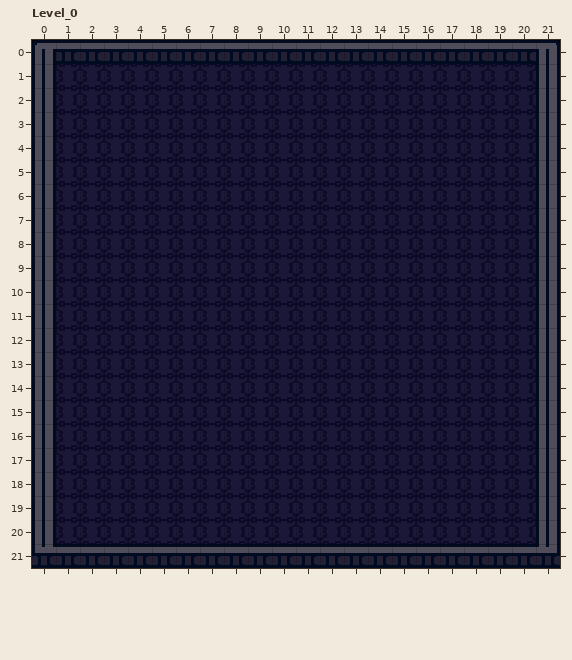
Level history. LDtk project: res/SpacePirateGame.ldtk. Above, as it was before the edit.
Cells are 16x16 px. Shown: Level_0 x 0..21, y 0..21.
After:
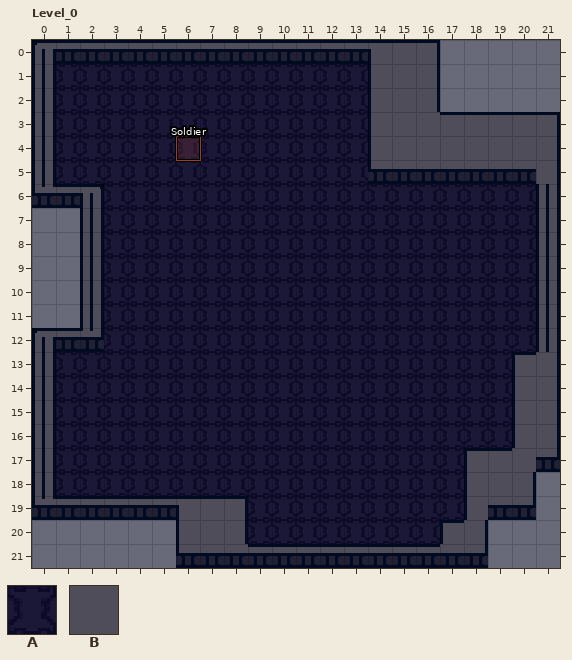
Key: from "FloorGrid": A 1 "Floor"; from "WallGrid": B 2 "Ground".
_ is an empty cell.
Objects are placed by their top-left corner, in cells (3,4 is the top-left corner of cell 3,4); size is 1x1 cell unless given.
The exact change:
Layer "WallGrid":
y 0: x 17..21 BBBBB -> _____
y 1..2: x 14..16 ___ -> BBB; x 21 B -> _
y 3..5: x 14..20 _______ -> BBBBBBB
y 6: x 1..2 __ -> BB
y 7..11: x 0 B -> _; x 2 _ -> B
y 12: x 1..2 __ -> BB
y 13..16: x 20 _ -> B
y 17: x 18..20 ___ -> BBB
y 18: x 18..21 ___B -> BBB_
y 19: x 1..8 ________ -> BBBBBBBB; x 18..21 ___B -> BBB_
y 20: x 0 B -> _; x 6..8 ___ -> BBB; x 17..18 __ -> BB; x 21 B -> _
y 21: x 0..5 BBBBBB -> ______; x 19..21 BBB -> ___
Layer "FloorGrid":
y 0..4: x 17..21 AAAAA -> _____
y 7..11: x 0..1 AA -> __
y 18..19: x 21 A -> _
y 20..21: x 0..5 AAAAAA -> ______; x 19..21 AAA -> ___
Layer "Entities" (added):
added: "Soldier" rectangle at 6,4
